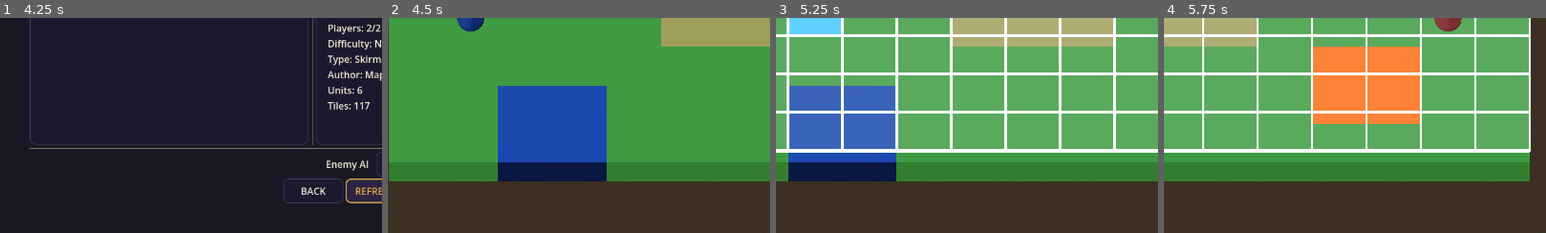
Above: before the commit, frames 1-4 (left to right).
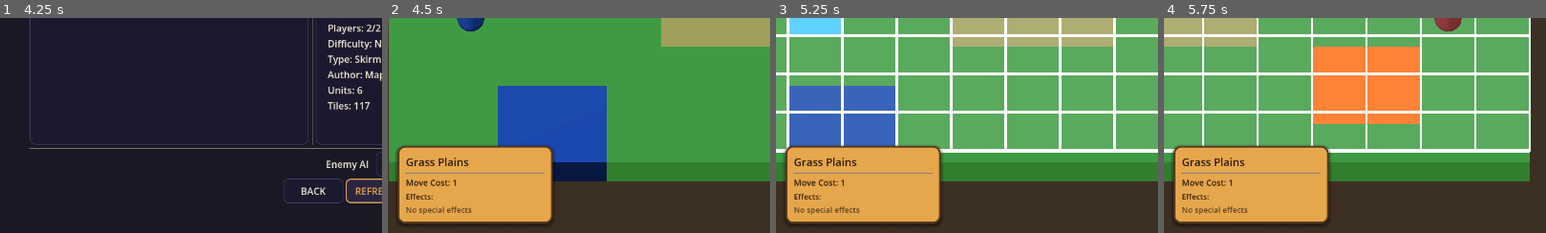
Above: after the commit, the same moments.

Repository: K-ennethA/Conquest
Game: Godot game, scene res://menus/MainMenu.tscn
Two runs of this game, one before a commit and one after it. Both use one fixed random seed, a clock stepped at 60 frames per second and the inputs below.
Inputs (mouse positions are % of the whole screen's width and height, from its top left):
- Up to frame 1 (4.25 s): click "Single Player" at 0.5 s; click "Traditional Turn System" at 1.25 s; click "Normal" at 2 s; click "Normal" at 2.75 s; click "REFRESH" at 3.5 s
- Up to frame 2 (4.5 s): click "SELECT MAP" at 4.25 s
- Up to frame 3 (5.25 s): tap Enter (ui_accept) at 5 s; move the mouse to (72, 45) at 5.02 s; hold Right (ui_right) from 5.03 s (still down); hold Shift from 5.03 s (still down); click (72, 45) at 5.17 s
- Up to frame 4 (5.75 s): keep holding Right (ui_right); keep holding Shift; tap Enter (ui_accept) at 5.27 s
The pictures show only the part of the screen within x 0-50%, y 50-100%; the shares and areas given below are measured in that part.

Frame 1 is identical in both runs. In frame 2, 15% of the frame differs, in the area x 2-44%, y 59-96%; in frame 3, 15%; in frame 4, 15%.

Commit message:
fix(terrain-panel): pin the card on-screen (was rendering off the top)
Instrumented the full hover chain and found it worked end to end -- panel
created, connected to cursor_moved, made visible, populated ("Grass Plains") --
but the card sat at y = -146, off-screen above the view. Cause: the panel is a
top_level Control, and top_level IGNORES anchors, so PRESET_FULL_RECT left its
size at (0,0); the bottom-anchored card then resolved against height 0 and
floated to negative y. This blanked hover regardless of window size.

Fix: don't rely on anchors for the top_level panel -- size its rect to the
viewport explicitly (_fit_to_viewport) and keep it synced on size_changed. The
card (a normal child) then anchors correctly to the real viewport bottom. Both
hovering and clicking a tile move the cursor (firing cursor_moved), so both now
show the tile's terrain + effects.

Co-Authored-By: Claude Opus 4.8 <noreply@anthropic.com>

Diff:
--- a/game/ui/panels/TerrainInfoPanel.gd
+++ b/game/ui/panels/TerrainInfoPanel.gd
@@ -42,7 +42,15 @@
 	# MoveSelectionPanel._ready): top_level makes our anchors viewport-relative
 	# so we float freely instead of being force-fit into a parent layout cell.
 	top_level = true
-	set_anchors_preset(Control.PRESET_FULL_RECT)
+	# A top_level Control IGNORES anchors, so PRESET_FULL_RECT left our size at
+	# (0,0) -- the bottom-anchored card then resolved against height 0 and floated
+	# to a NEGATIVE y, off-screen (the "hover shows nothing" bug). So we do NOT use
+	# an anchor preset here (which would also warn about being overridden); instead
+	# we size our rect to the viewport explicitly and keep it in sync on resize.
+	# The card inside is a normal (non-top_level) child, so ITS bottom anchor
+	# resolves correctly against this rect.
+	_fit_to_viewport()
+	get_viewport().size_changed.connect(_fit_to_viewport)
 
 	# Passive readout only -- never eat mouse input. The whole subtree is set
 	# IGNORE below too, so this panel can never block a click reaching the
@@ -60,6 +68,16 @@
 
 	if GameEvents and not GameEvents.cursor_moved.is_connected(_on_cursor_moved):
 		GameEvents.cursor_moved.connect(_on_cursor_moved)
+
+
+## Pin our rect to the whole viewport so the bottom-left-anchored card lands on
+## screen. A top_level Control ignores its parent, so it will not size itself.
+func _fit_to_viewport() -> void:
+	var vp := get_viewport()
+	if vp == null:
+		return
+	position = Vector2.ZERO
+	size = vp.get_visible_rect().size
 
 
 func _create_ui() -> void:
